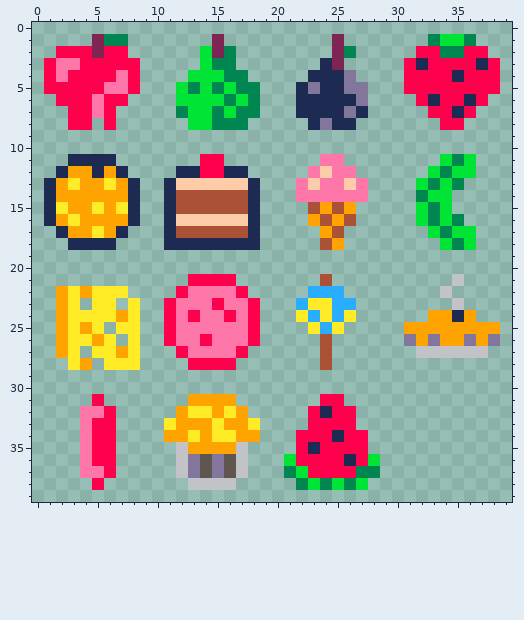
Pixel-art sprite, stored at graphics/spriteSheets/foodSheet.png. This is how it looked before the edit.
The file is 40x40 pixels.
The result:
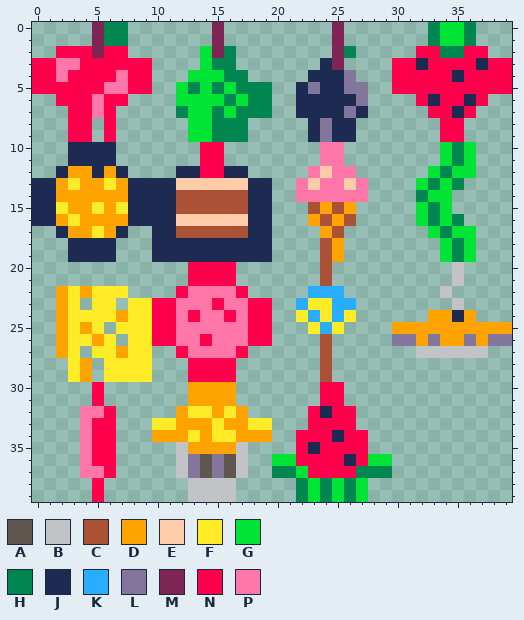
Palette (. is transparent): A #5f574f  B #c2c3c7  C #ab5236  D #ffa300  E #ffccaa  F #ffec27  G #00e436  H #008751  J #1d2b53  K #29adff  L #83769c  M #7e2553  N #ff004d  P #ff77a8
Change:
y 0: x 5..7 ... -> MHH; x 15 . -> M; x 25 . -> M; x 33..36 .... -> HGGH
y 3..4: x 0 . -> N; x 9 . -> N; x 30 . -> N; x 39 . -> N
y 5: x 0 . -> N; x 9 . -> N; x 19 . -> H; x 30 . -> N; x 39 . -> N
y 6..7: x 19 . -> H
y 9: x 3..4 .. -> NN; x 6 . -> N; x 13..17 ..... -> GGHHH; x 23..26 .... -> JLJJ; x 34..35 .. -> NN
y 10: x 3..6 .... -> JJJJ; x 14..15 .. -> NN; x 24..25 .. -> PP; x 34..36 ... -> GHG
y 13..16: x 0 . -> J; x 9..10 .. -> JJ; x 19 . -> J
y 17..18: x 10 . -> J; x 19 . -> J
y 19: x 3..6 .... -> JJJJ; x 10..19 .......... -> JJJJJJJJJJ; x 24..25 .. -> CD; x 34..36 ... -> GHG
y 20: x 13..16 .... -> NNNN; x 24 . -> C; x 35 . -> B
y 23..24: x 9..10 .. -> FN; x 19 . -> N
y 25: x 9..10 .. -> FN; x 19 . -> N; x 30 . -> D; x 39 . -> D
y 26: x 9..10 .. -> FN; x 19 . -> N; x 30 . -> L; x 39 . -> L
y 27..28: x 9 . -> F
y 29: x 3..4 .. -> FD; x 6..9 .... -> FFFF; x 13..16 .... -> NNNN; x 24 . -> C
y 30: x 5 . -> N; x 13..16 .... -> DDDD; x 24..25 .. -> NN
y 33: x 10 . -> F; x 19 . -> F
y 34: x 10 . -> D; x 19 . -> D
y 36: x 20 . -> G; x 29 . -> G
y 37: x 20 . -> H; x 29 . -> H
y 39: x 5 . -> N; x 13..16 .... -> BBBB; x 22..27 ...... -> HGHGHG
Boxes around the changes in both pictures, in picture pixels (x1, y1, x2, y2):
added: (32, 22, 392, 502)
added: (392, 22, 512, 94)
added: (440, 130, 476, 154)
added: (440, 250, 476, 274)
added: (392, 322, 404, 346)
added: (500, 322, 512, 346)
